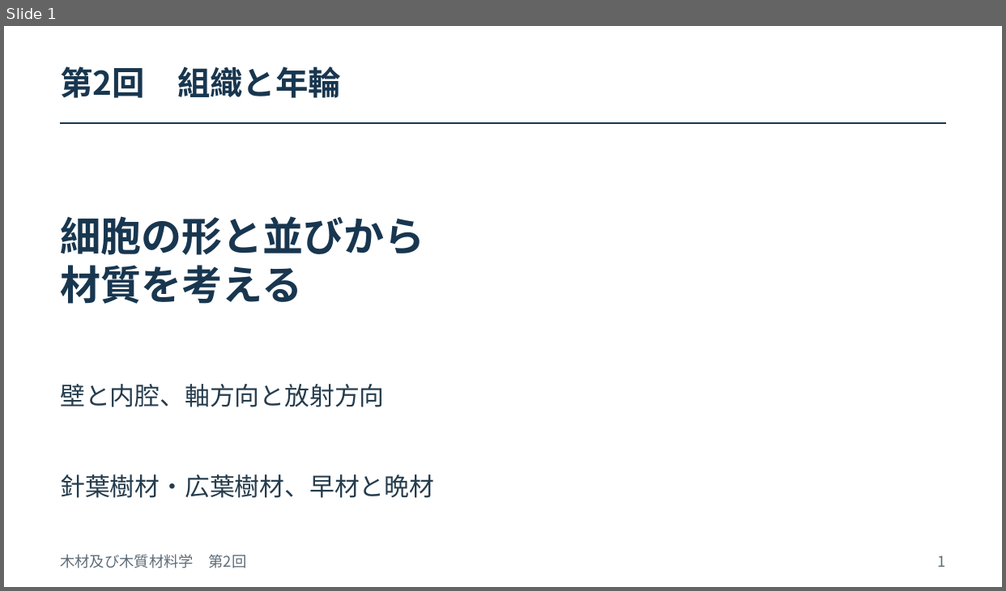
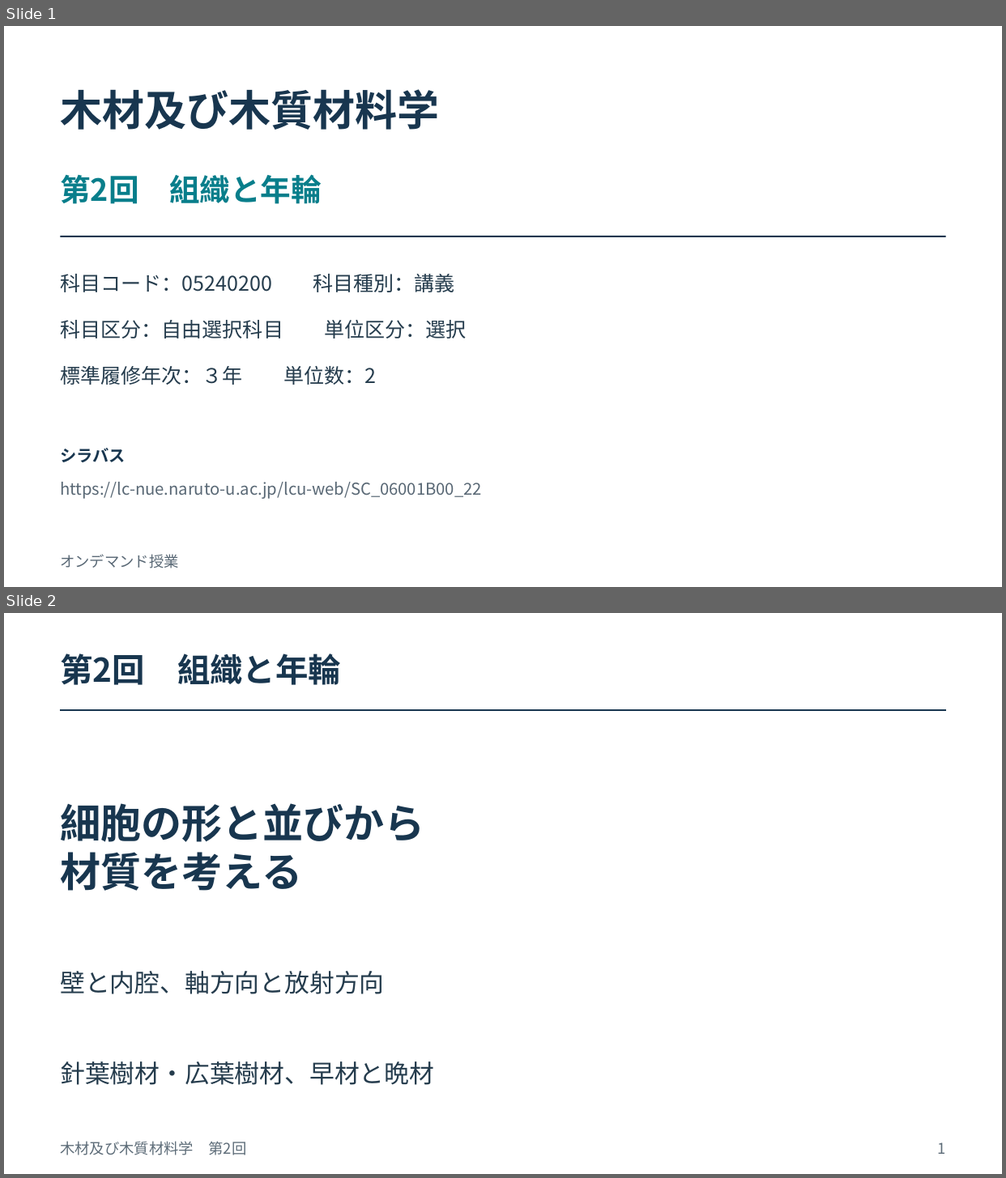
Before and after one commit to zooc-14calbp/wood-science-course, a slide deck: 第02回/02_オンデマンド_授業スライド.pptx. Shown one above the other, each under a label of ours: slide 1 before the commit, slides 1 and 2 after it. The pictures are 1006x591 and 1006x1178 pixels, drawn with LibreOffice and Linux fonts; fonts in the diff are those of the drawing. Boxes give left, top, right and bottom in pixels: in the first picture for what was removed or moved away, otherwise in the second. Text is boxed around its words. In the diff, an @@ line names an element or a change of style, - is before the commit and + after.

```diff
--- a/第02回/02_オンデマンド_授業スライド.pptx
+++ b/第02回/02_オンデマンド_授業スライド.pptx
@@ slide 1 added at (4, 26, 1002, 587), background #FFFFFF @@
@@ text added at (60, 89, 439, 130), 40.5 pt, text #18364F, bold @@
+木材及び木質材料学
@@ text added at (60, 174, 322, 204), 29.2 pt, text #087E8B, bold @@
+第2回 組織と年輪
@@ rectangle added at (60, 236, 946, 237), fill #18364F @@
@@ text added at (60, 274, 455, 292), 19.5 pt, text #253C4D @@
+科目コード：05240200 科目種別：講義
@@ text added at (60, 320, 466, 339), 19.5 pt, text #253C4D @@
+科目区分：自由選択科目 単位区分：選択
@@ text added at (60, 366, 377, 385), 19.5 pt, text #253C4D @@
+標準履修年次：３年 単位数：2
@@ text added at (60, 448, 126, 463), 15.8 pt, text #18364F, bold @@
+シラバス
@@ text added at (60, 482, 481, 499), 15.8 pt, text #596875 @@
+https://lc-nue.naruto-u.ac.jp/lcu-web/SC_06001B00_22
@@ text added at (60, 554, 178, 569), 14.2 pt, text #596875 @@
+オンデマンド授業
@@ what was slide 1 is now slide 2 @@
```
Also in this commit, not shown: 13 other files.
